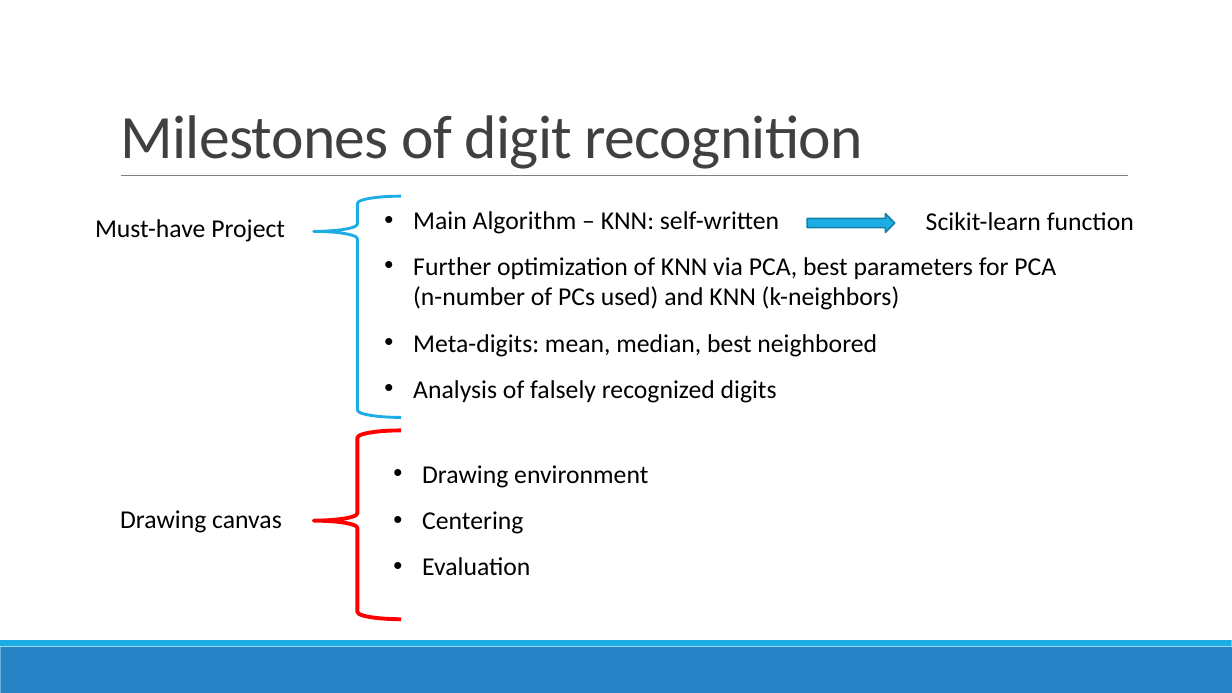
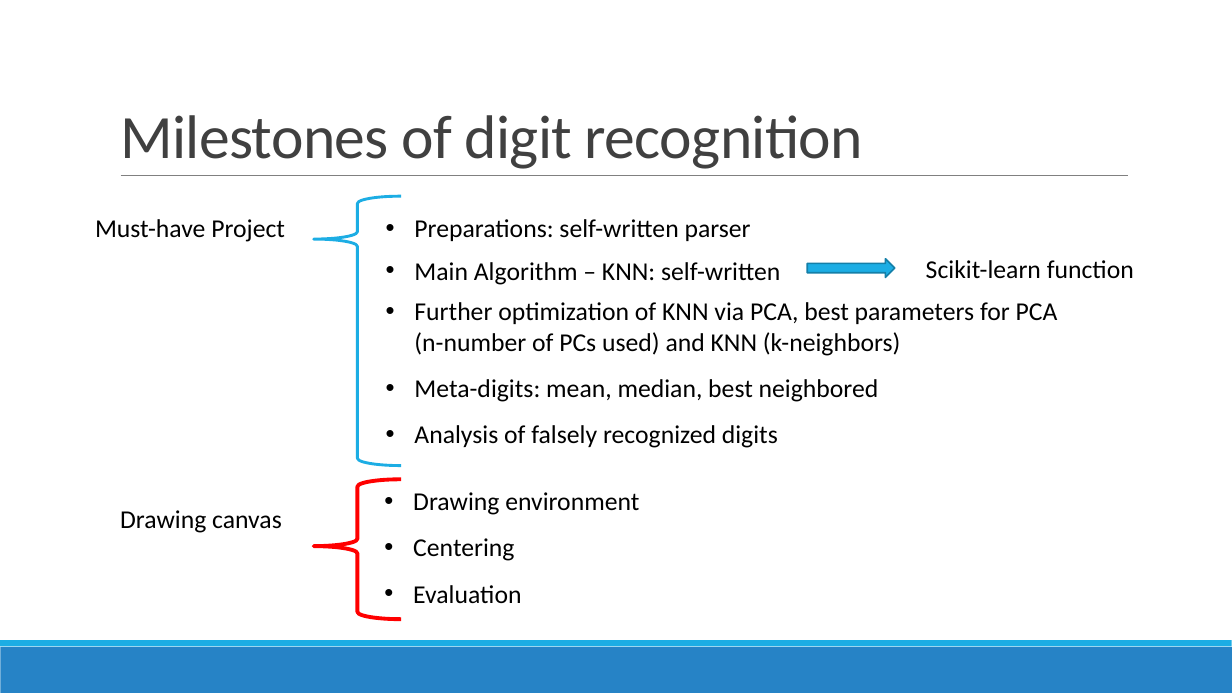
Before and after one commit to datascience-mobi/project-03-group-01, a slide deck: slide 2 of presentation_digit_recog2.pptx. Drawn at 1232x693 pixels with LibreOffice and Linux fonts; fonts in the diff are those of the drawing. Boxes give left, top, right and bottom in pixels: in the first picture for what was removed or moved away, otherwise in the second. Text is boxed around its words. In the diff, an @@ line names an element or a change of style, - is before the commit and + after.

```diff
--- a/presentation_digit_recog2.pptx
+++ b/presentation_digit_recog2.pptx
@@ left brace: place and size @@
-left brace at (313,196,401,417)
+left brace at (313,196,401,466)
@@ text added at (414,219,751,241), 20 pt, text #000000 @@
+• Preparations: self-written parser
@@ text "Main Algorithm – KNN: self-written": place and size @@
-text "Main Algorithm – KNN: self-written" at (413,211,779,234)
+text "Main Algorithm – KNN: self-written" at (414,262,780,285)
@@ 2 texts, 1 right arrow: place and size @@
-2 texts, 1 right arrow at (413,212,1134,403)
+2 texts, 1 right arrow at (414,259,1134,448)
@@ left brace: place and size @@
-left brace at (313,431,401,619)
+left brace at (313,480,401,619)
@@ text "Drawing environment": place and size @@
-text "Drawing environment" at (422,465,648,576)
+text "Drawing environment" at (413,492,639,604)
```
Also in this commit, not shown: 4 other slides changed.
